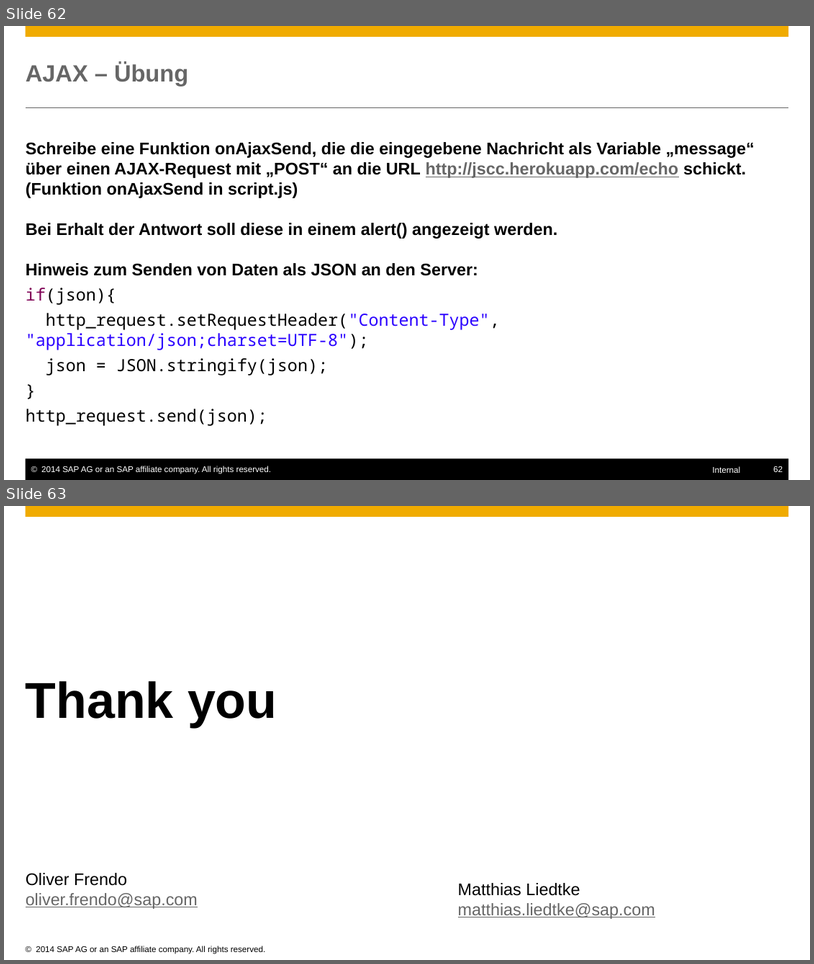
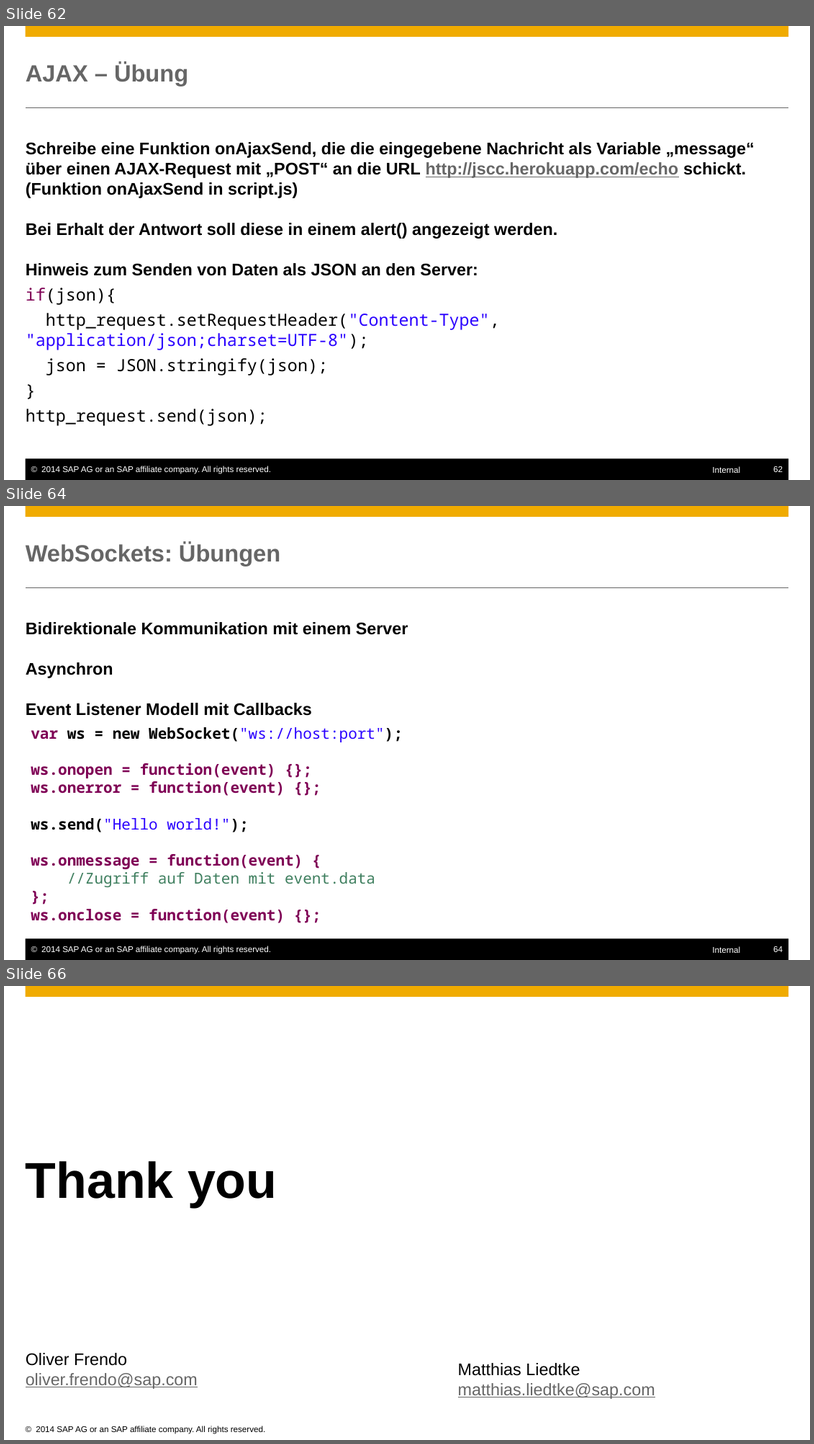
Before and after one commit to ofrendo/JSCrossCourse, a slide deck: JSCrosscourse.pptx. Shown one above the other, each under a label of ours: slides 62 and 63 before the commit, slides 62, 64 and 66 after it; the slides between them are not shown. The pictures are 814x964 and 814x1444 pixels, drawn with LibreOffice and Linux fonts; fonts in the diff are those of the drawing; background and template pictures are left out. Boxes give left, top, right and bottom in pixels: in the first picture for what was removed or moved away, otherwise in the second. Text is boxed around its words. In the diff, an @@ line names an element or a change of style, - is before the commit and + after.

```diff
--- a/JSCrosscourse.pptx
+++ b/JSCrosscourse.pptx
@@ slide 64 added at <box>4,506,810,960</box>, background #FFFFFF; not listed: 6 template elements that a slide beside it also shows @@
@@ title added at <box>26,543,280,566</box>, 28 pt, text #666666, bold @@
+WebSockets: Übungen
@@ text added at <box>26,622,409,716</box>, 20 pt, text #000000, bold @@
+Bidirektionale Kommunikation mit einem Server
+Asynchron
+Event Listener Modell mit Callbacks
@@ text added at <box>31,727,403,923</box>, 18 pt, text #7F0055, bold @@
+var ws = new WebSocket("ws://host:port");
+ws.onopen = function(event) {};
+ws.onerror = function(event) {};
+ws.send("Hello world!");
+ws.onmessage = function(event) {
+//Zugriff auf Daten mit event.data
+};
+ws.onclose = function(event) {};
@@ what was slide 63 is now slide 66 @@
```
Also in this commit, not shown: 2 other slides added.
